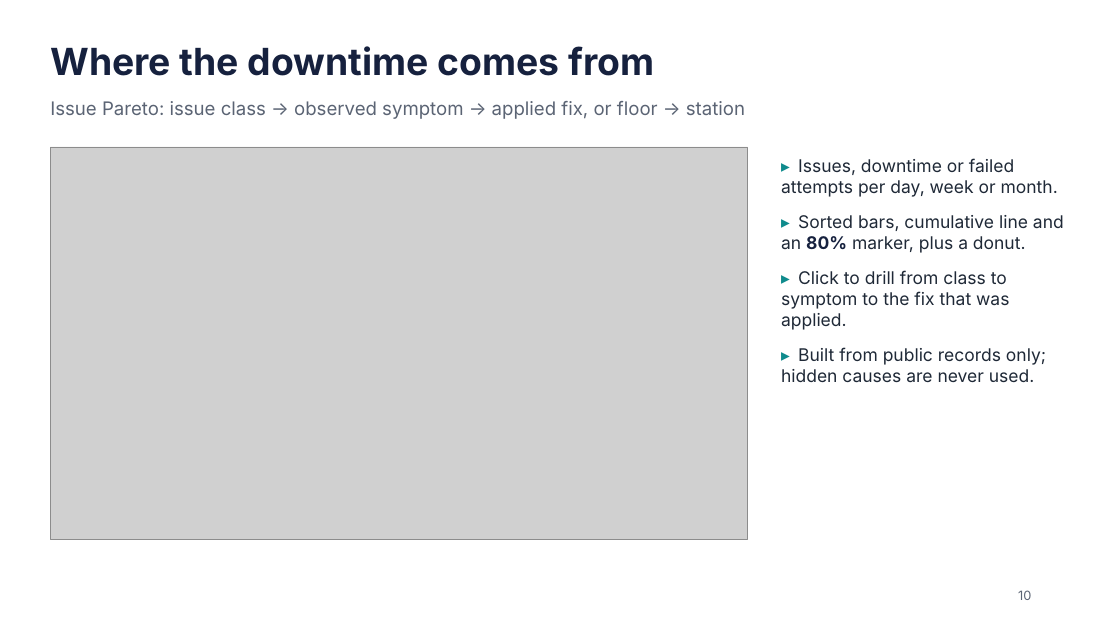
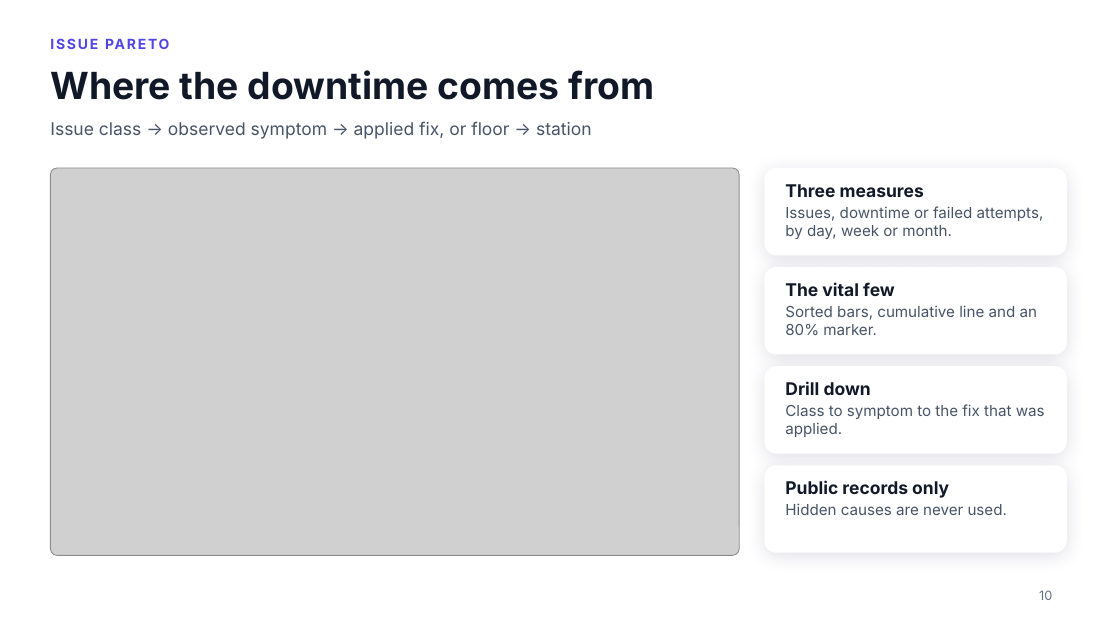
Before and after one commit to e8aura-makodev58/amd-compass, a slide deck: slide 10 of docs/submission/ResponseCompass-deck.pptx. Drawn at 1120x630 pixels with LibreOffice and Linux fonts; fonts in the diff are those of the drawing; grey boxes stand for pictures; background and template pictures are left out. Boxes give left, top, right and bottom in pixels: in the first picture for what was removed or moved away, otherwise in the second. Text is boxed around its words. In the diff, an @@ line names an element or a change of style, - is before the commit and + after.

```diff
--- a/docs/submission/ResponseCompass-deck.pptx
+++ b/docs/submission/ResponseCompass-deck.pptx
@@ text added at box(50, 35, 1067, 60), 12 pt, text #4F46E5, bold @@
+ISSUE PARETO
@@ text "Where the downtime comes from": place and size @@
-text "Where the downtime comes from" at box(50, 46, 655, 76)
+text "Where the downtime comes from" at box(50, 70, 655, 100)
@@ text "Where the downtime comes from" at box(50, 70, 655, 100): text colour #16213E to #111827 @@
@@ text at box(50, 121, 592, 139): text changed; size 16 to 15 pt; text colour #5B6474 to #475467 @@
-Issue Pareto: issue class → observed symptom → applied fix, or floor → station
+Issue class → observed symptom → applied fix, or floor → station
@@ picture: place and size @@
-picture at box(50, 147, 748, 539)
+picture at box(50, 168, 739, 555)
@@ rounded rectangle added at box(765, 168, 1067, 255), fill #FFFFFF @@
@@ text removed at box(781, 158, 1064, 383) @@
-▸ Issues, downtime or failed attempts per day, week or month.
-▸ Sorted bars, cumulative line and an 80% marker, plus a donut.
-▸ Click to drill from class to symptom to the fix that was applied.
-▸ Built from public records only; hidden causes are never used.
@@ text added at box(785, 184, 924, 197), 15 pt, text #111827, bold @@
+Three measures
@@ text added at box(785, 206, 1044, 239), 13 pt, text #475467 @@
+Issues, downtime or failed attempts, by day, week or month.
@@ rounded rectangle added at box(765, 267, 1067, 355), fill #FFFFFF @@
@@ text added at box(785, 282, 895, 296), 15 pt, text #111827, bold @@
+The vital few
@@ text added at box(785, 305, 1037, 335), 13 pt, text #475467 @@
+Sorted bars, cumulative line and an 80% marker.
@@ rounded rectangle added at box(765, 366, 1067, 454), fill #FFFFFF @@
@@ text added at box(785, 381, 871, 395), 15 pt, text #111827, bold @@
+Drill down
@@ text added at box(785, 404, 1045, 437), 13 pt, text #475467 @@
+Class to symptom to the fix that was applied.
@@ rounded rectangle added at box(765, 465, 1067, 553), fill #FFFFFF @@
@@ text added at box(785, 480, 949, 498), 15 pt, text #111827, bold @@
+Public records only
@@ text added at box(785, 503, 1007, 515), 13 pt, text #475467 @@
+Hidden causes are never used.
@@ text "10": place and size @@
-text "10" at box(1018, 590, 1031, 600)
+text "10" at box(1039, 590, 1052, 600)
@@ text "10" at box(1039, 590, 1052, 600): text colour #5B6474 to #667085 @@
```
Also in this commit, not shown: 11 other slides changed, 2 slides added, 2 slides removed, 8 other files.
